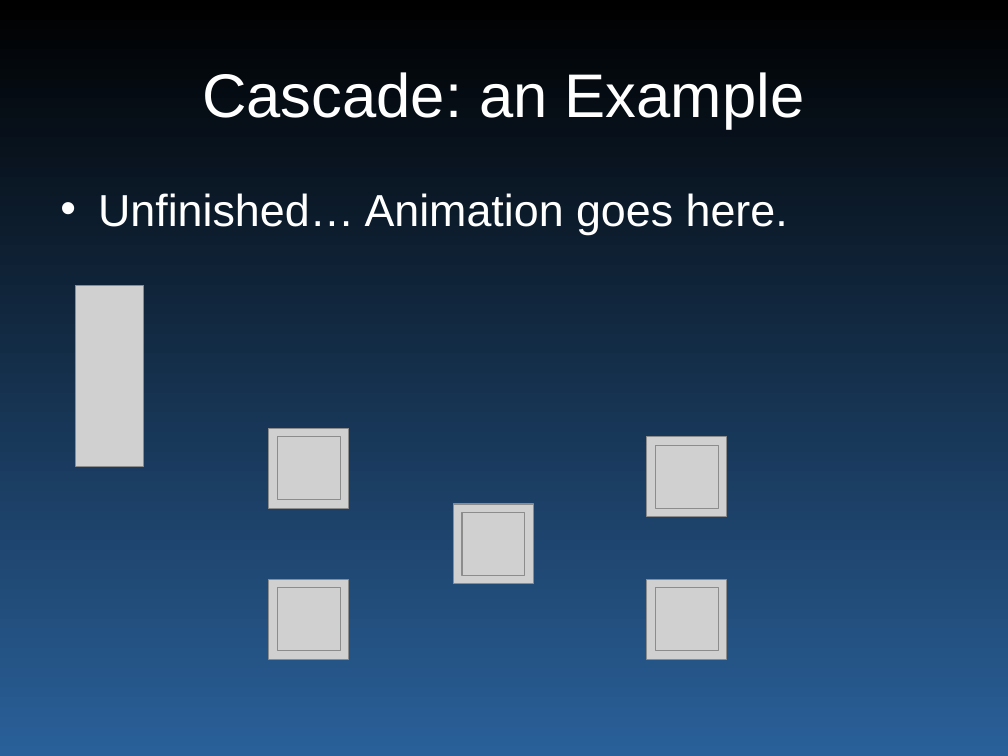
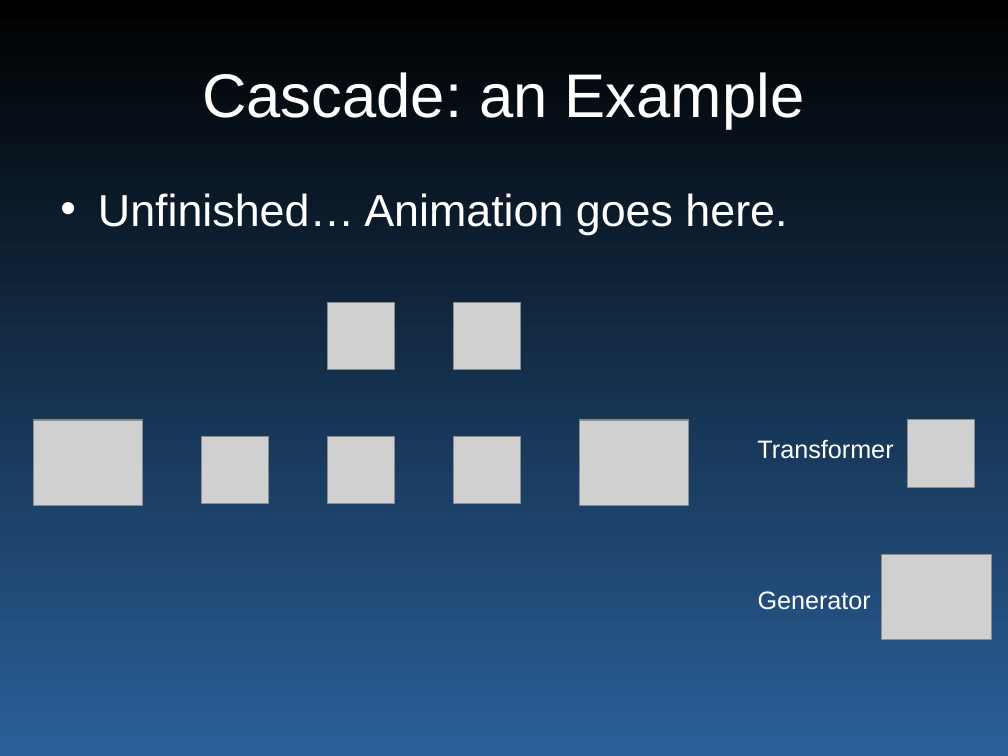
Before and after one commit to wyatt8740/CS460_Capstone, a slide deck: slide 8 of smartgrid_465.ppt. Drawn at 1008x756 pixels with LibreOffice and Linux fonts; fonts in the diff are those of the drawing; grey boxes stand for pictures. Boxes give left, top, right and bottom in pixels: in the first picture for what was removed or moved away, otherwise in the second. Text is boxed around its words. In the diff, an @@ line names an element or a change of style, - is before the commit and + after.

```diff
--- a/smartgrid_465.ppt
+++ b/smartgrid_465.ppt
@@ text "Unfinished… Animation goes here." at bbox=[98, 193, 787, 235]: indent changed @@
@@ picture: place and size @@
-picture at bbox=[454, 504, 533, 584]
+picture at bbox=[328, 302, 395, 370]
@@ picture: place and size @@
-picture at bbox=[655, 446, 718, 509]
+picture at bbox=[454, 302, 521, 370]
@@ picture: place and size @@
-picture at bbox=[76, 285, 144, 466]
+picture at bbox=[33, 420, 142, 506]
@@ picture: place and size @@
-picture at bbox=[277, 436, 340, 500]
+picture at bbox=[202, 436, 269, 504]
@@ picture: place and size @@
-picture at bbox=[269, 428, 349, 508]
+picture at bbox=[328, 436, 395, 504]
@@ picture: place and size @@
-picture at bbox=[462, 512, 524, 576]
+picture at bbox=[454, 436, 521, 504]
@@ picture: place and size @@
-picture at bbox=[647, 436, 727, 516]
+picture at bbox=[580, 420, 688, 506]
@@ text added at bbox=[757, 439, 893, 459], 18 pt, text #FFFFFF @@
+Transformer
@@ picture: place and size @@
-picture at bbox=[277, 588, 340, 651]
+picture at bbox=[907, 420, 975, 488]
@@ picture: place and size @@
-picture at bbox=[269, 580, 349, 659]
+picture at bbox=[882, 554, 991, 640]
@@ picture removed at bbox=[647, 580, 727, 659] @@
@@ picture removed at bbox=[655, 588, 718, 651] @@
@@ text added at bbox=[758, 591, 871, 610], 18 pt, text #FFFFFF @@
+Generator
```
Also in this commit, not shown: 7 other slides changed, 3 slides added, 1 slide removed.
